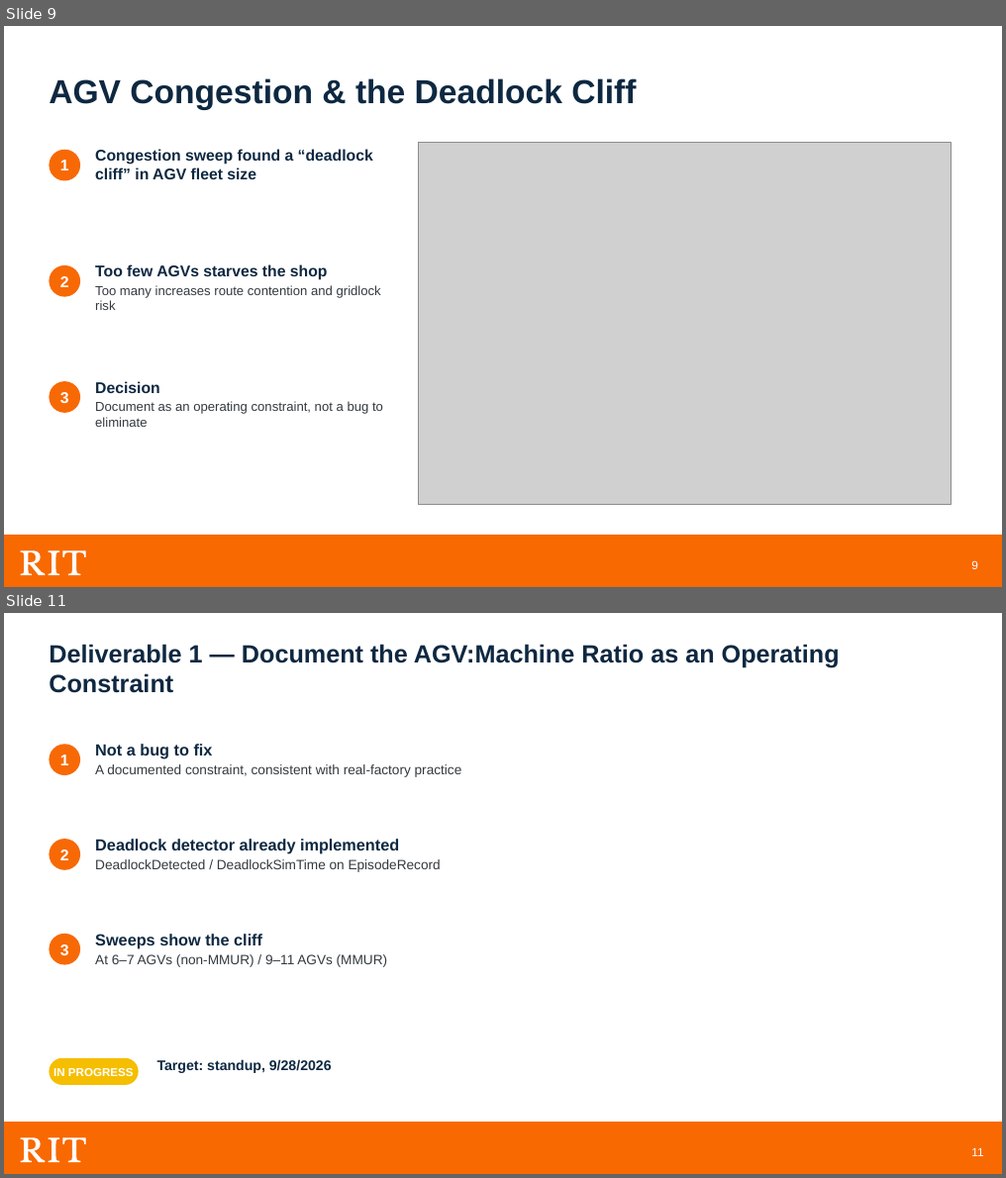
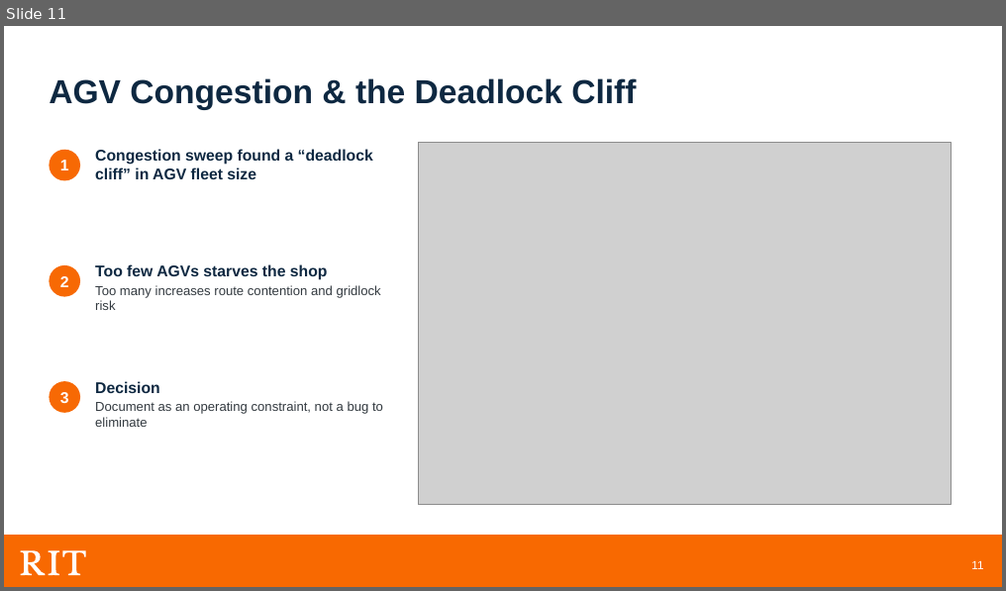
Before and after one commit to meaton96/Capstone, a slide deck: docs/presentation/Capstone_Planning_Presentation.pptx. Shown one above the other, each under a label of ours: slides 9 and 11 before the commit, slide 11 after it; the slides between them are not shown. The pictures are 1006x1178 and 1006x591 pixels, drawn with LibreOffice and Linux fonts; fonts in the diff are those of the drawing; grey boxes stand for pictures; background and template pictures are left out. Boxes give left, top, right and bottom in pixels: in the first picture for what was removed or moved away, otherwise in the second. Text is boxed around its words. In the diff, an @@ line names an element or a change of style, - is before the commit and + after.

```diff
--- a/docs/presentation/Capstone_Planning_Presentation.pptx
+++ b/docs/presentation/Capstone_Planning_Presentation.pptx
@@ slide 11 removed at [4,613,1002,1174], background #FFFFFF; not listed: 7 template elements that a slide beside it also shows @@
@@ text removed at [49,644,840,693] @@
-Deliverable 1 — Document the AGV:Machine Ratio as an Operating Constraint
@@ ellipse removed at [49,744,80,775] @@
-1
@@ text removed at [95,744,462,777] @@
-Not a bug to fix
-A documented constraint, consistent with real-factory practice
@@ ellipse removed at [49,839,80,870] @@
-2
@@ text removed at [95,839,441,872] @@
-Deadlock detector already implemented
-DeadlockDetected / DeadlockSimTime on EpisodeRecord
@@ ellipse removed at [49,934,80,964] @@
-3
@@ text removed at [95,934,387,967] @@
-Sweeps show the cliff
-At 6–7 AGVs (non-MMUR) / 9–11 AGVs (MMUR)
@@ rounded rectangle removed at [49,1059,138,1085] @@
-IN PROGRESS
@@ text removed at [157,1059,332,1073] @@
-Target: standup, 9/28/2026
@@ what was slide 9 is now slide 11 @@
@@ page number at [971,561,983,570]: text changed @@
-9
+11
```
Also in this commit, not shown: 7 other slides changed, 19 slides added, 12 other slides removed, 4 other files.
